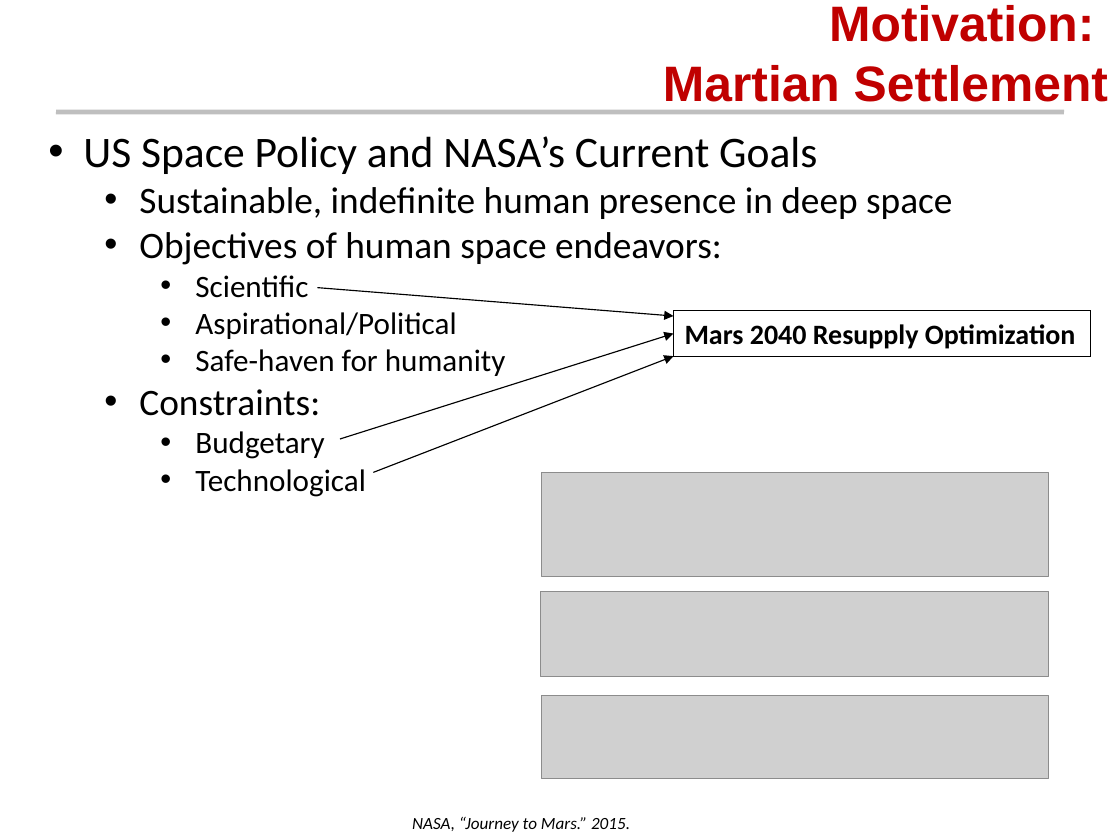
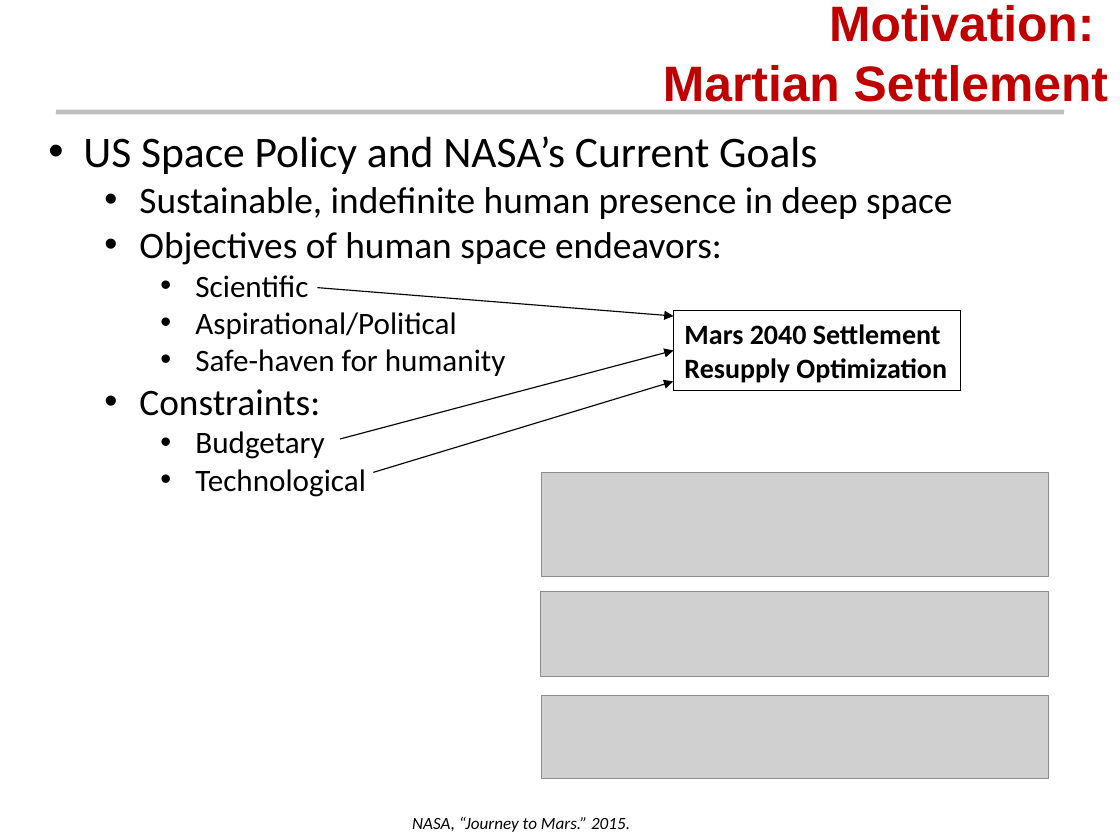
Before and after one commit to AeroSigma/Mars2040, a slide deck: slide 2 of MSDO/Assignment5/Mars 2040 Optimization Presentation.pptx. Drawn at 1120x840 pixels with LibreOffice and Linux fonts; fonts in the diff are those of the drawing; grey boxes stand for pictures; background and template pictures are left out. Boxes give left, top, right and bottom in pixels: in the first picture for what was removed or moved away, otherwise in the second. Text is boxed around its words. In the diff, an @@ line names an element or a change of style, - is before the commit and + after.

```diff
--- a/MSDO/Assignment5/Mars 2040 Optimization Presentation.pptx
+++ b/MSDO/Assignment5/Mars 2040 Optimization Presentation.pptx
@@ rectangle "Mars 2040 Settlement": place and size @@
-rectangle "Mars 2040 Settlement" at <box>673,311,1091,356</box>
+rectangle "Mars 2040 Settlement" at <box>673,311,961,391</box>
@@ text in rectangle at <box>684,324,947,383</box>: text changed @@
-Mars 2040 Resupply Optimization
+Mars 2040 Settlement
+Resupply Optimization
@@ arrow moved from (340, 439) - (673, 334) to (340, 439) - (673, 351) @@
@@ arrow moved from (373, 473) - (673, 356) to (373, 473) - (673, 382) @@
```
Also in this commit, not shown: 6 other slides changed, 1 slide added.
